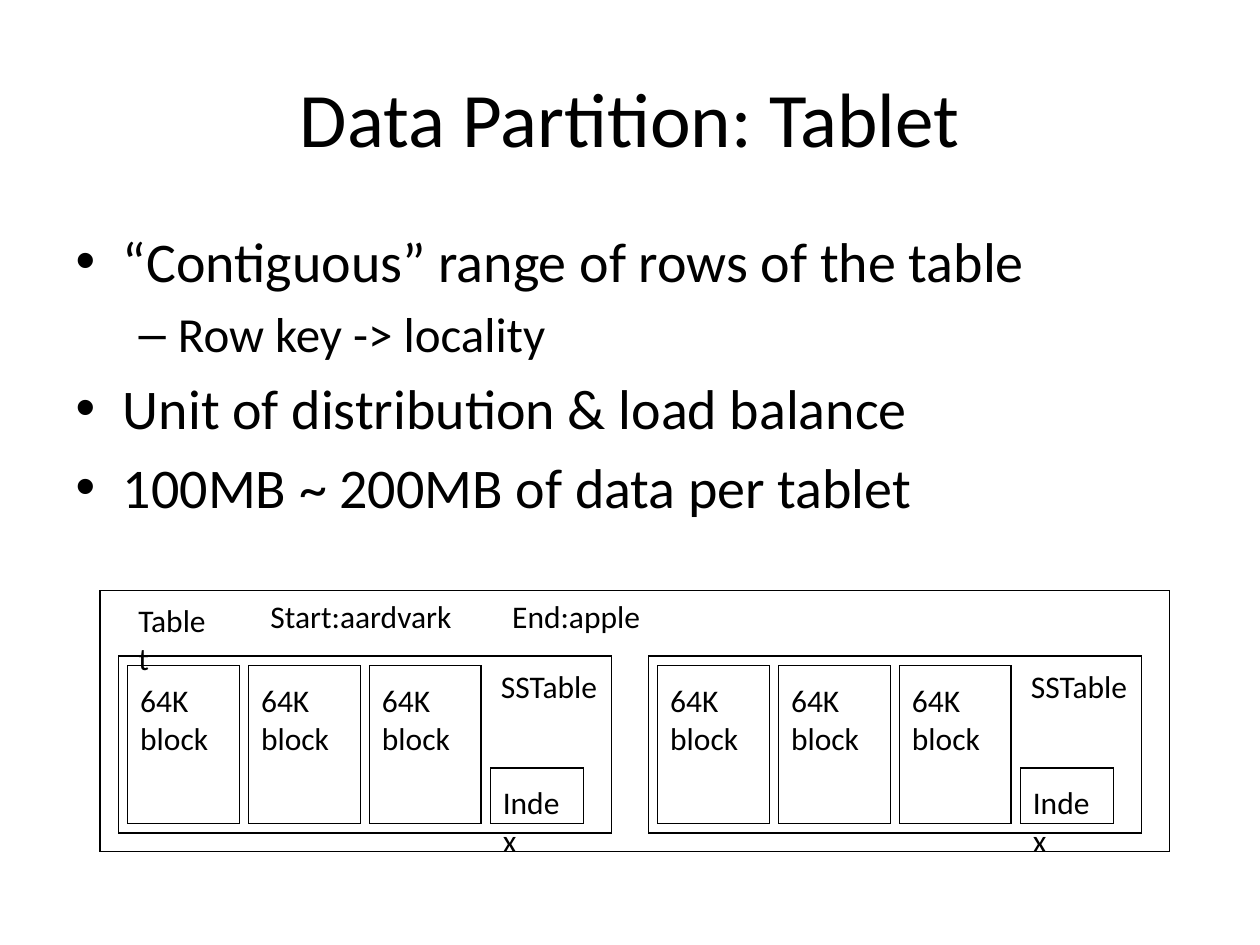
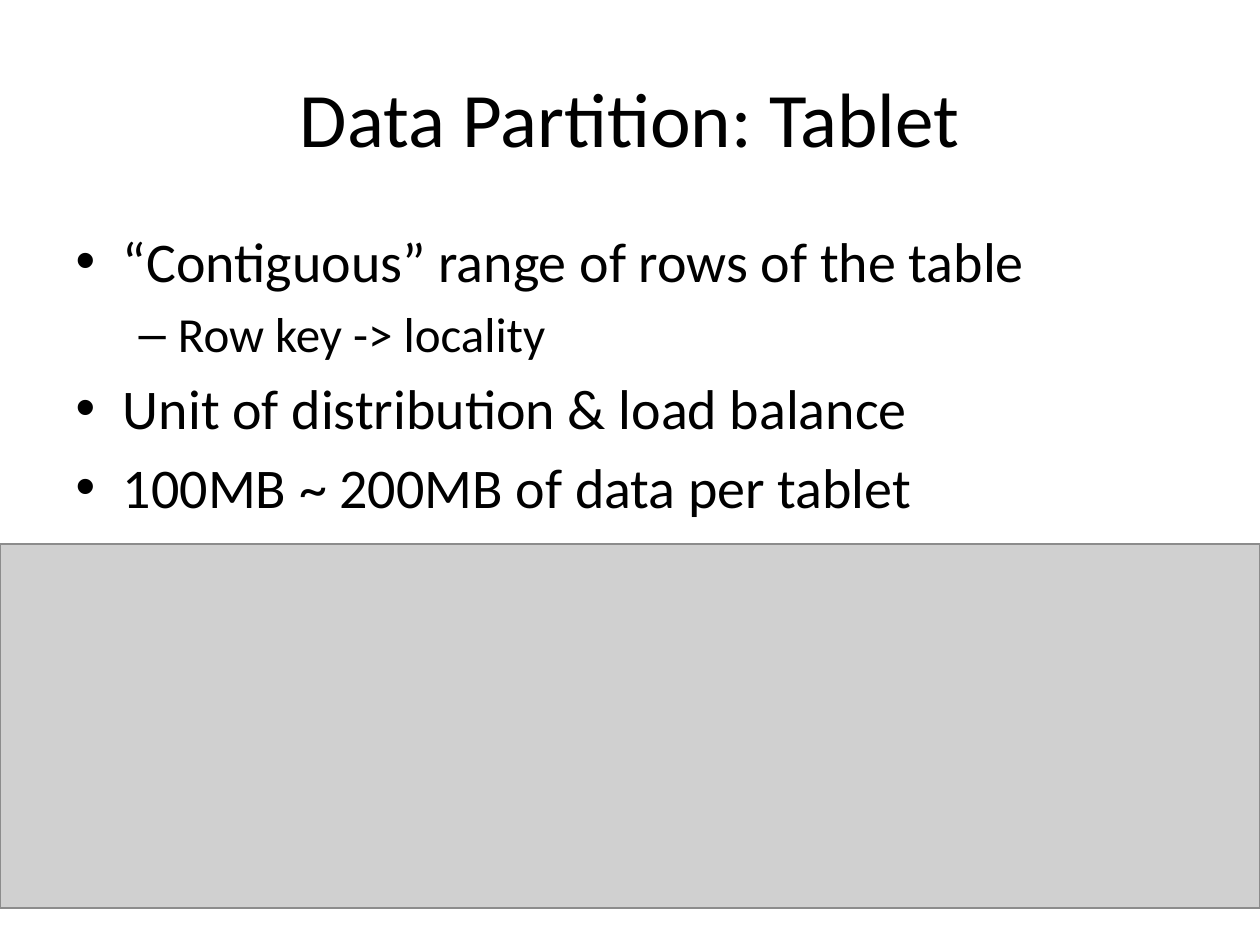
Before and after one commit to alxsoares/Foundations-of-Big-Data-System, a slide deck: slide 41 of gfs_bigtable/GFS_and_Bigtable_xuw.pptx. Drawn at 1260x945 pixels with LibreOffice and Linux fonts; fonts in the diff are those of the drawing; grey boxes stand for pictures. Boxes give left, top, right and bottom in pixels: in the first picture for what was removed or moved away, otherwise in the second. Text is boxed around its words. In the diff, an @@ line names an element or a change of style, - is before the commit and + after.

```diff
--- a/gfs_bigtable/GFS_and_Bigtable_xuw.pptx
+++ b/gfs_bigtable/GFS_and_Bigtable_xuw.pptx
@@ picture added at <box>0,544,1260,908</box> @@
@@ group removed at <box>100,591,1169,852</box>: 13 texts, 11 rectangles @@
-Index
-64K block
-64K block
-64K block
-SSTable
-Index
-64K block
-64K block
-64K block
-SSTable
-Tablet
-Start:aardvark
-End:apple
```
Also in this commit, not shown: 8 other slides changed, 17 other files.
